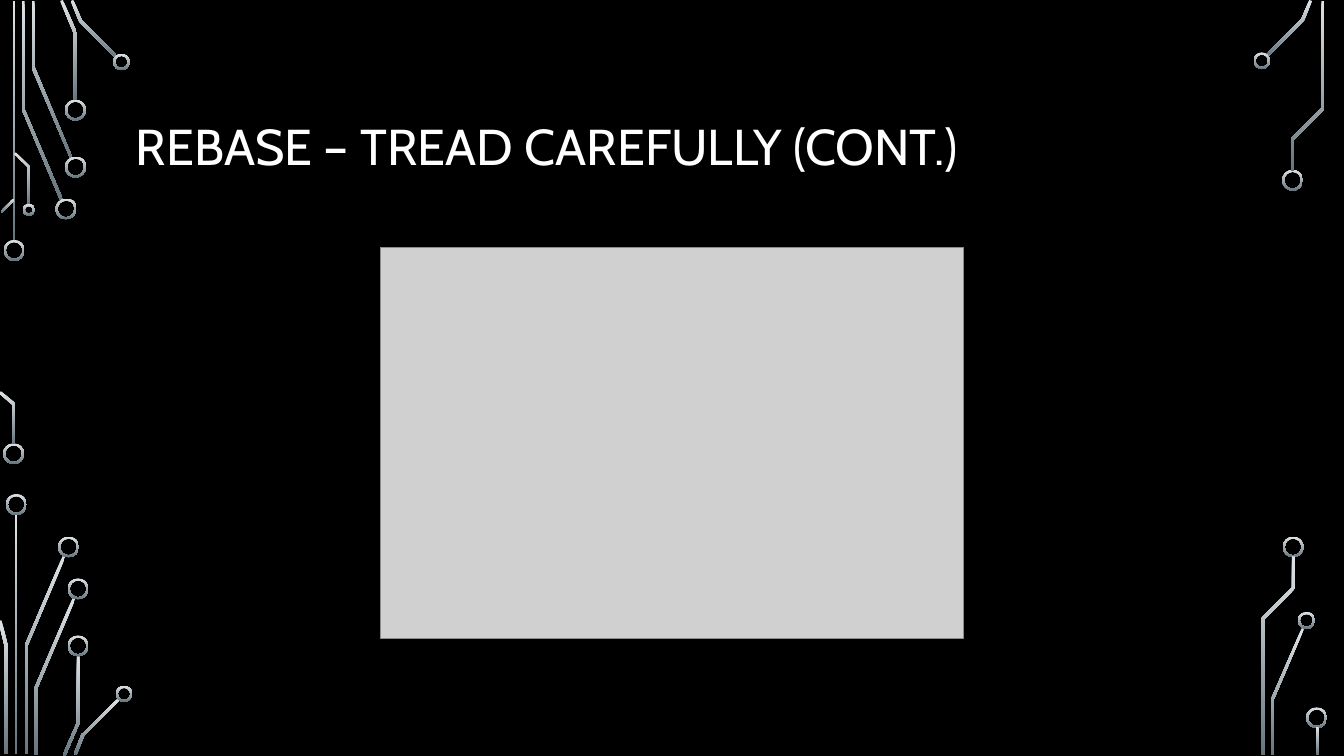
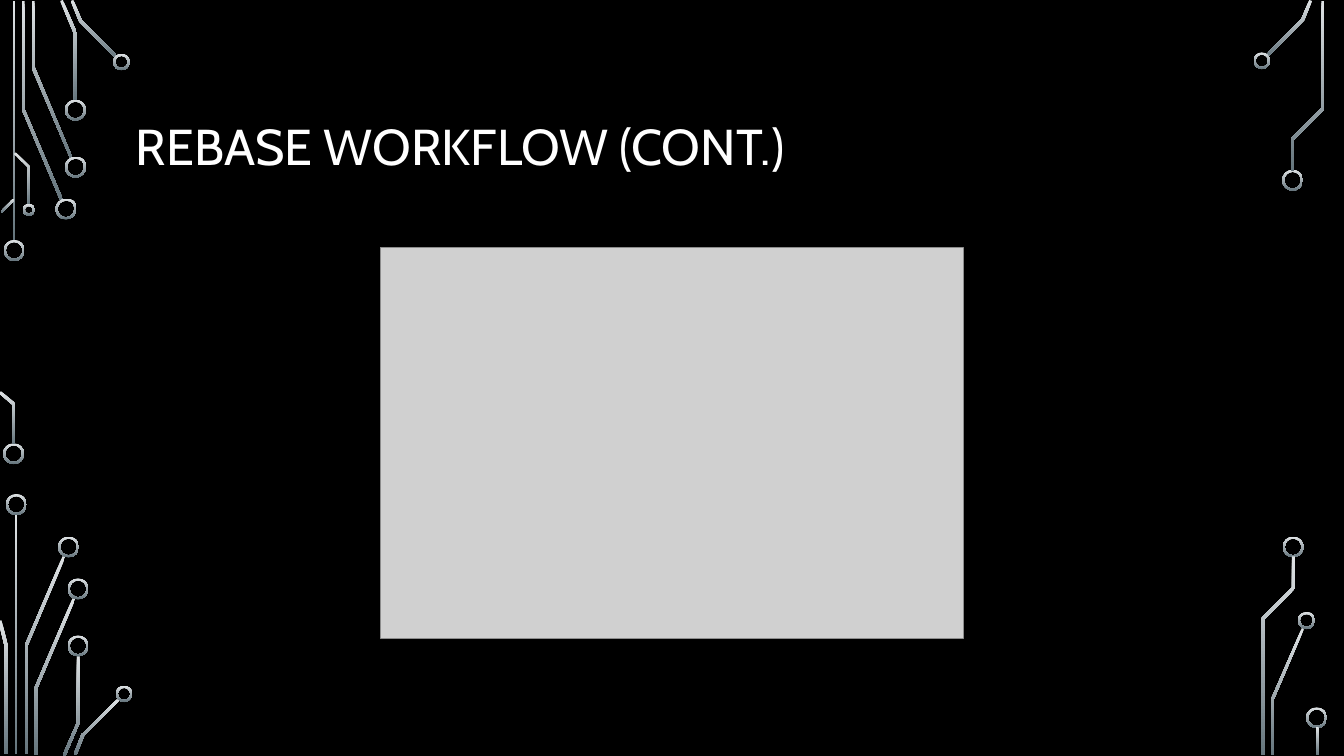
Before and after one commit to onideus/github-101-website, a slide deck: slide 6 of resources/Advanced github topics.pptx (slide 18 before the commit). Drawn at 1344x756 pixels with LibreOffice and Linux fonts; fonts in the diff are those of the drawing; grey boxes stand for pictures; background and template pictures are left out. Boxes give left, top, right and bottom in pixels: in the first picture for what was removed or moved away, otherwise in the second. Text is boxed around its words. In the diff, an @@ line names an element or a change of style, - is before the commit and + after.

```diff
--- a/resources/Advanced github topics.pptx
+++ b/resources/Advanced github topics.pptx
@@ title at box(136, 127, 785, 172): text changed @@
-REBASE – TREAD CAREFULLY (CONT.)
+REBASE WORKFLOW (CONT.)
```
Also in this commit, not shown: 2 other slides changed, 12 slides added, 15 slides removed, 2 other files.
